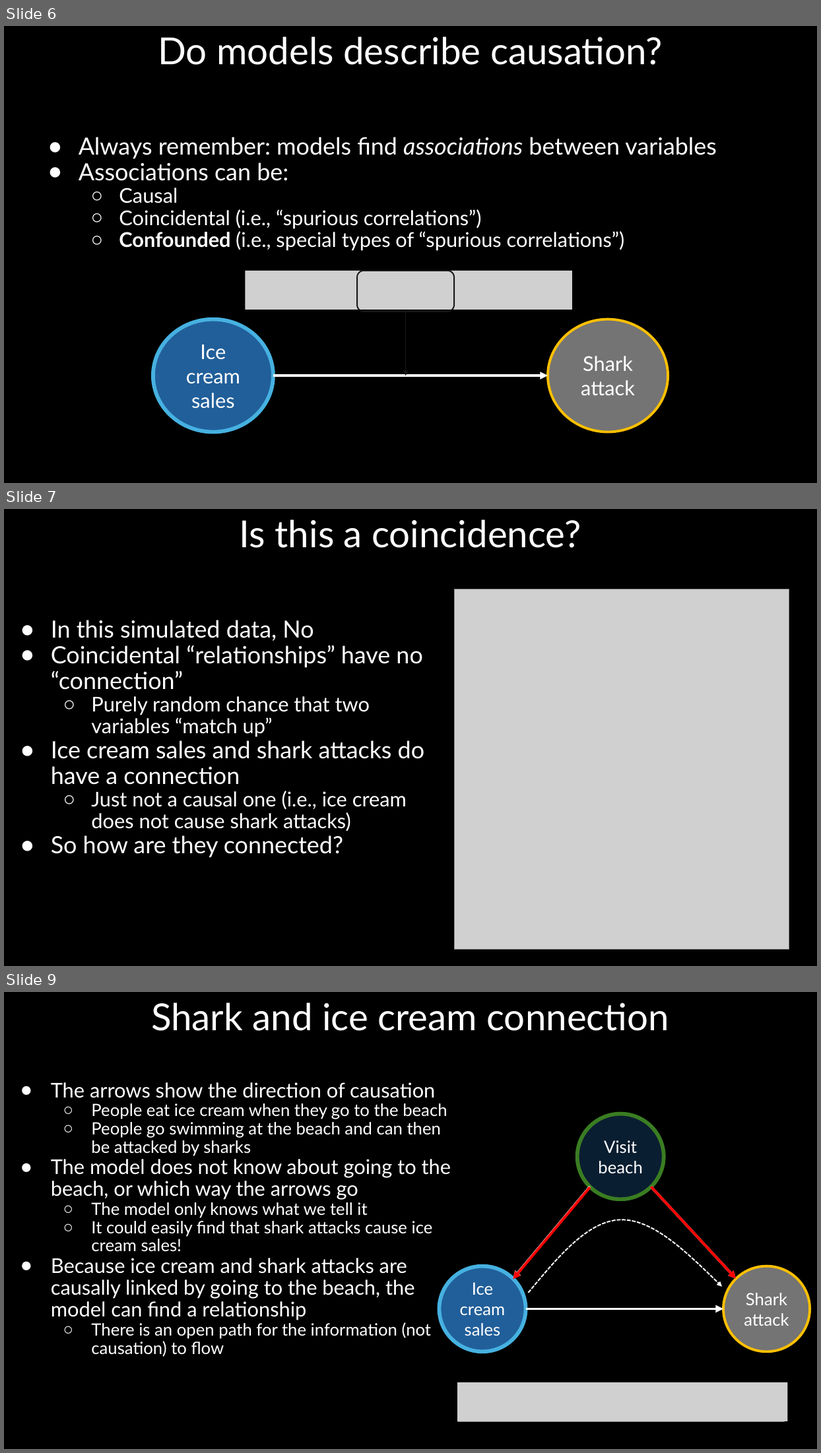
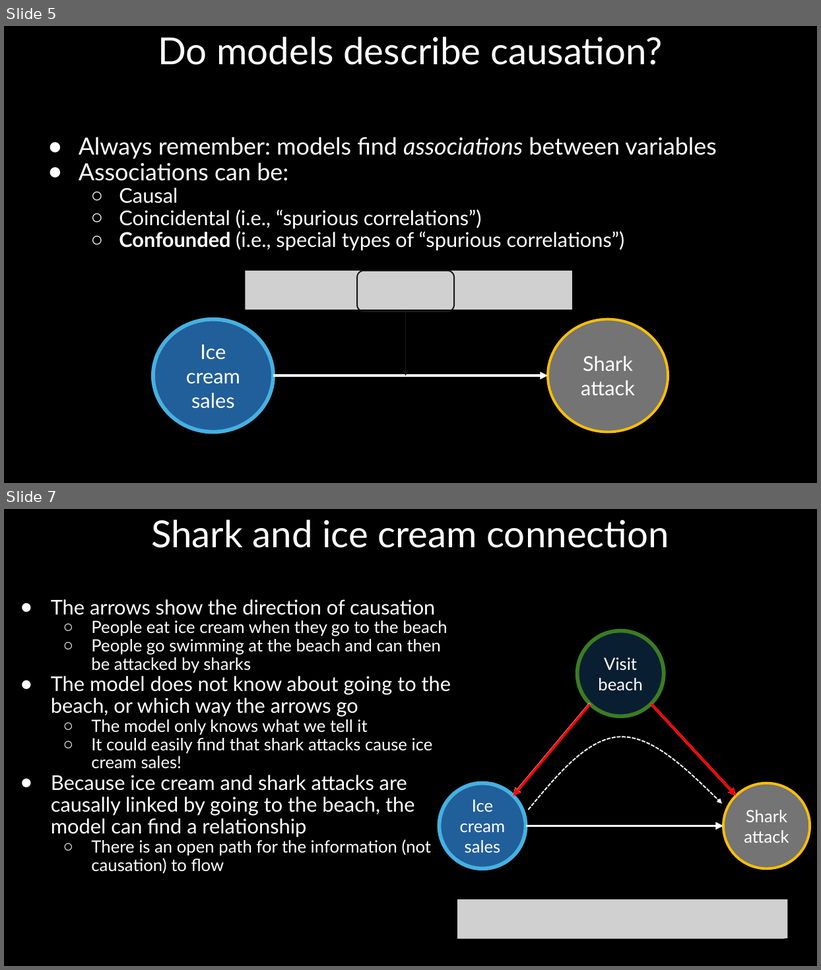
Before and after one commit to DeonRoos/stats-for-biologists, a slide deck: Lectures/Lecture 07.2 Confounding.pptx. Shown one above the other, each under a label of ours: slides 6, 7 and 9 before the commit, slides 5 and 7 after it; the slides between them are not shown. The pictures are 821x1453 and 821x970 pixels, drawn with LibreOffice and Linux fonts; fonts in the diff are those of the drawing; grey boxes stand for pictures. Boxes give left, top, right and bottom in pixels: in the first picture for what was removed or moved away, otherwise in the second. Text is boxed around its words. In the diff, an @@ line names an element or a change of style, - is before the commit and + after.

```diff
--- a/Lectures/Lecture 07.2 Confounding.pptx
+++ b/Lectures/Lecture 07.2 Confounding.pptx
@@ slide 7 removed at [4,509,817,966], background #000000 @@
@@ title removed at [240,520,581,548] @@
-Is this a coincidence?
@@ picture removed at [455,590,789,950] @@
@@ text removed at [51,620,425,857] @@
-● In this simulated data, No
-● Coincidental “relationships” have no “connection”
-  ○ Purely random chance that two variables “match up”
-● Ice cream sales and shark attacks do have a connection
-  ○ Just not a causal one (i.e., ice cream does not cause shark attacks)
-● So how are they connected?
@@ what was slide 6 is now slide 5 @@
@@ what was slide 9 is now slide 7 @@
```
Also in this commit, not shown: 15 slides changed, 3 slides added, 14 other slides removed, 13 other files.
